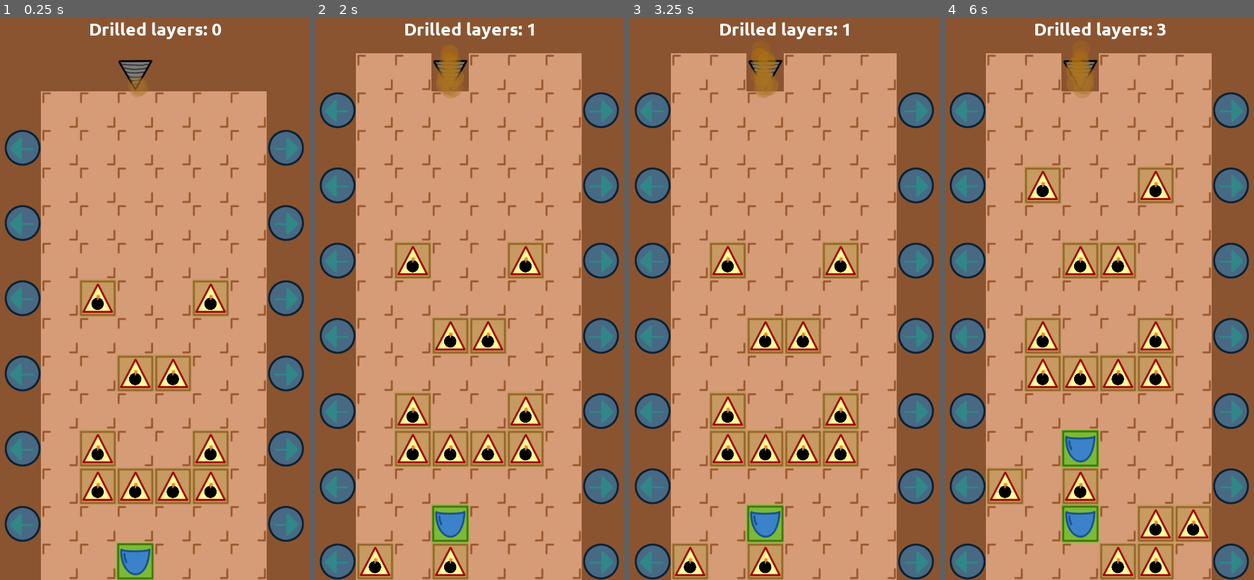
Above: before the commit, frames 1-4 (left to right).
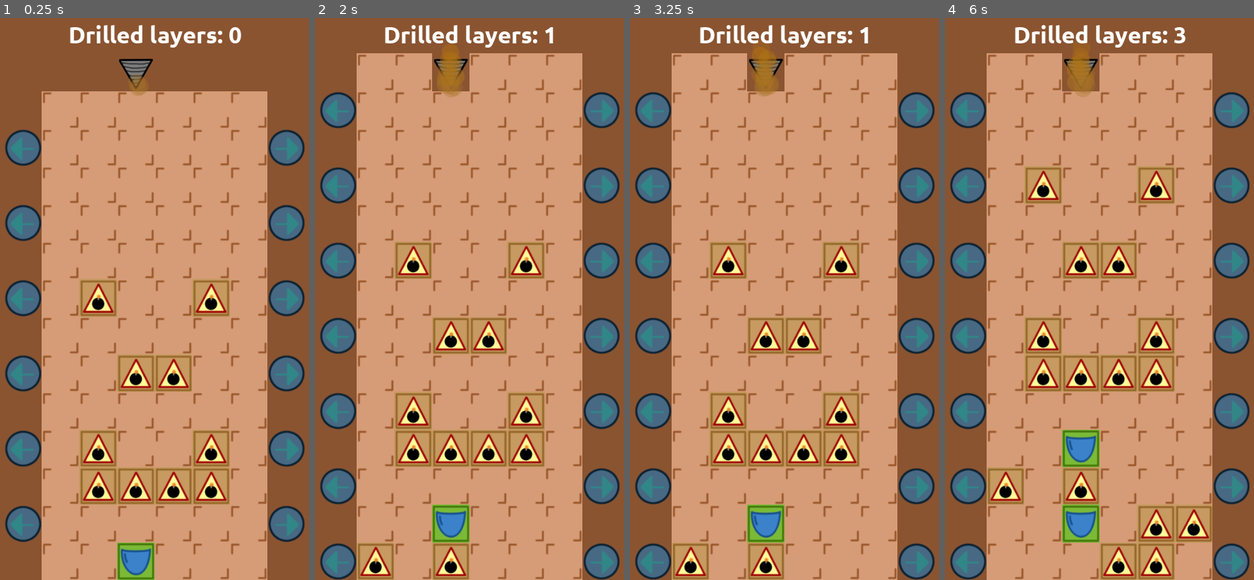
Above: after the commit, the same moments.

Repository: moisesjbc/fosu
Game: Godot game, scene res://gameplay/main/main.tscn
The game is run twice, just before and just after one commit, with the same random seed, the same clock (stepped at 60 frames per second) and the same inputs.
Inputs (mouse positions are in pixels of both pictures, inside the frame that each line leads up to):
- Up to frame 1 (0.25 s): no input
- Up to frame 2 (2 s): tap Enter at 0.5 s; move the mouse to (540, 270) at 0.52 s; click (540, 270) at 0.67 s; move the mouse to (407, 327) at 1.27 s; click (407, 327) at 1.42 s
- Up to frame 3 (3.25 s): move the mouse to (818, 175) at 2.02 s; click (818, 175) at 2.17 s; move the mouse to (769, 411) at 2.77 s; click (769, 411) at 2.92 s
- Up to frame 4 (6 s): move the mouse to (1195, 383) at 3.52 s; click (1195, 383) at 3.67 s; move the mouse to (1003, 214) at 4.27 s; click (1003, 214) at 4.42 s; move the mouse to (1114, 299) at 5.02 s; click (1114, 299) at 5.17 s; move the mouse to (1053, 158) at 5.77 s; click (1053, 158) at 5.92 s

The runs differ from the first frame. In frame 1, 5.8% of the frame differs, in the area x 1-99%, y 0-100%; in frame 2, 6.3%; in frame 3, 6.3%; in frame 4, 7.0%.

Commit message:
Adjust dimensions

Diff:
--- a/src/gameplay/gui/game_over/game_over.tscn
+++ b/src/gameplay/gui/game_over/game_over.tscn
@@ -13,7 +13,6 @@
 
 [node name="game_over" type="Control"]
 pause_mode = 2
-visible = false
 anchor_right = 1.0
 anchor_bottom = 1.0
 script = ExtResource( 2 )
@@ -23,11 +22,11 @@
 anchor_bottom = 1.0
 
 [node name="panel" type="Panel" parent="center_container"]
-margin_left = 240.0
-margin_top = 760.0
-margin_right = 840.0
-margin_bottom = 1160.0
-rect_min_size = Vector2( 600, 400 )
+margin_left = 20.0
+margin_top = 380.0
+margin_right = 520.0
+margin_bottom = 580.0
+rect_min_size = Vector2( 500, 200 )
 
 [node name="margin_container" type="MarginContainer" parent="center_container/panel"]
 anchor_right = 1.0
@@ -40,13 +39,13 @@
 [node name="vbox_container" type="VBoxContainer" parent="center_container/panel/margin_container"]
 margin_left = 10.0
 margin_top = 10.0
-margin_right = 590.0
-margin_bottom = 390.0
+margin_right = 490.0
+margin_bottom = 190.0
 custom_constants/separation = 10
 
 [node name="game_over_label" type="Label" parent="center_container/panel/margin_container/vbox_container"]
-margin_right = 580.0
-margin_bottom = 185.0
+margin_right = 480.0
+margin_bottom = 85.0
 size_flags_horizontal = 3
 size_flags_vertical = 3
 custom_fonts/font = SubResource( 1 )
@@ -55,9 +54,9 @@
 valign = 1
 
 [node name="restart" type="Button" parent="center_container/panel/margin_container/vbox_container"]
-margin_top = 195.0
-margin_right = 580.0
-margin_bottom = 380.0
+margin_top = 95.0
+margin_right = 480.0
+margin_bottom = 180.0
 size_flags_horizontal = 3
 size_flags_vertical = 3
 custom_fonts/font = SubResource( 2 )
--- a/src/gameplay/gui/score/score.tscn
+++ b/src/gameplay/gui/score/score.tscn
@@ -4,7 +4,7 @@
 [ext_resource path="res://gameplay/gui/score/score.gd" type="Script" id=2]
 
 [sub_resource type="DynamicFont" id=1]
-size = 60
+size = 40
 font_data = ExtResource( 1 )
 
 [node name="score" type="Control"]
@@ -18,12 +18,12 @@
 
 [node name="center_container" type="CenterContainer" parent="margin_container"]
 margin_top = 10.0
-margin_right = 1080.0
-margin_bottom = 78.0
+margin_right = 540.0
+margin_bottom = 56.0
 
 [node name="label" type="Label" parent="margin_container/center_container"]
-margin_left = 446.0
-margin_right = 634.0
-margin_bottom = 68.0
+margin_left = 207.0
+margin_right = 333.0
+margin_bottom = 46.0
 custom_fonts/font = SubResource( 1 )
 text = "Score: "
--- a/src/gameplay/level/level.gd
+++ b/src/gameplay/level/level.gd
@@ -13,7 +13,7 @@
 const FIRST_VISIBLE_ROW = 1
 const LAST_VISIBLE_ROW = 14
 
-const TILE_WIDTH = 128
+const TILE_WIDTH = 64
 const TILES_PER_ROW = 6
 
 var driller
--- a/src/gameplay/level/level.tscn
+++ b/src/gameplay/level/level.tscn
@@ -15,7 +15,7 @@
 0/texture = ExtResource( 1 )
 0/tex_offset = Vector2( 0, 0 )
 0/modulate = Color( 1, 1, 1, 1 )
-0/region = Rect2( 0, 0, 128, 128 )
+0/region = Rect2( 0, 0, 64, 64 )
 0/tile_mode = 0
 0/occluder_offset = Vector2( 0, 0 )
 0/navigation_offset = Vector2( 0, 0 )
@@ -29,7 +29,7 @@
 1/texture = ExtResource( 4 )
 1/tex_offset = Vector2( 0, 0 )
 1/modulate = Color( 1, 1, 1, 1 )
-1/region = Rect2( 0, 0, 128, 128 )
+1/region = Rect2( 0, 0, 64, 64 )
 1/tile_mode = 0
 1/occluder_offset = Vector2( 0, 0 )
 1/navigation_offset = Vector2( 0, 0 )
@@ -43,7 +43,7 @@
 2/texture = ExtResource( 2 )
 2/tex_offset = Vector2( 0, 0 )
 2/modulate = Color( 1, 1, 1, 1 )
-2/region = Rect2( 0, 0, 128, 128 )
+2/region = Rect2( 0, 0, 64, 64 )
 2/tile_mode = 0
 2/occluder_offset = Vector2( 0, 0 )
 2/navigation_offset = Vector2( 0, 0 )
@@ -57,7 +57,7 @@
 4/texture = ExtResource( 6 )
 4/tex_offset = Vector2( 0, 0 )
 4/modulate = Color( 1, 1, 1, 1 )
-4/region = Rect2( 0, 0, 128, 128 )
+4/region = Rect2( 0, 0, 64, 64 )
 4/tile_mode = 0
 4/occluder_offset = Vector2( 0, 0 )
 4/navigation_offset = Vector2( 0, 0 )
@@ -71,7 +71,7 @@
 5/texture = ExtResource( 3 )
 5/tex_offset = Vector2( 0, 0 )
 5/modulate = Color( 1, 1, 1, 1 )
-5/region = Rect2( 0, 0, 128, 128 )
+5/region = Rect2( 0, 0, 64, 64 )
 5/tile_mode = 0
 5/occluder_offset = Vector2( 0, 0 )
 5/navigation_offset = Vector2( 0, 0 )
@@ -85,7 +85,6 @@
 [node name="level" type="TileMap"]
 position = Vector2( 24, 0 )
 tile_set = SubResource( 1 )
-cell_size = Vector2( 128, 128 )
 format = 1
 tile_data = PoolIntArray( 131073, 0, 0, 131074, 0, 0, 131075, 0, 0, 131076, 0, 0, 131077, 0, 0, 131078, 0, 0, 196608, 1 …(1167 unchanged characters)…
 script = ExtResource( 5 )
--- a/src/gameplay/main/main.tscn
+++ b/src/gameplay/main/main.tscn
@@ -12,13 +12,16 @@
 script = ExtResource( 4 )
 
 [node name="level" parent="." instance=ExtResource( 1 )]
+position = Vector2( 13, 0 )
 
 [node name="driller" parent="." instance=ExtResource( 2 )]
-position = Vector2( 472, 190 )
+position = Vector2( 237, 93 )
+scale = Vector2( 0.5, 0.5 )
 
 [node name="gui" type="Node" parent="."]
 
 [node name="game_over" parent="gui" instance=ExtResource( 5 )]
+visible = false
 
 [node name="score" parent="gui" instance=ExtResource( 3 )]
 
--- a/src/project.godot
+++ b/src/project.godot
@@ -16,8 +16,8 @@
 
 [display]
 
-window/size/width=1080
-window/size/height=1920
+window/size/width=540
+window/size/height=960
 window/stretch/mode="2d"
 window/stretch/aspect="keep"
 
Binary file changed: src/gameplay/level/tiles/bomb.png
Binary file changed: src/gameplay/level/tiles/earth.png
Binary file changed: src/gameplay/level/tiles/left_arrow.png
Binary file changed: src/gameplay/level/tiles/right_arrow.png
Binary file changed: src/gameplay/level/tiles/shield.png
